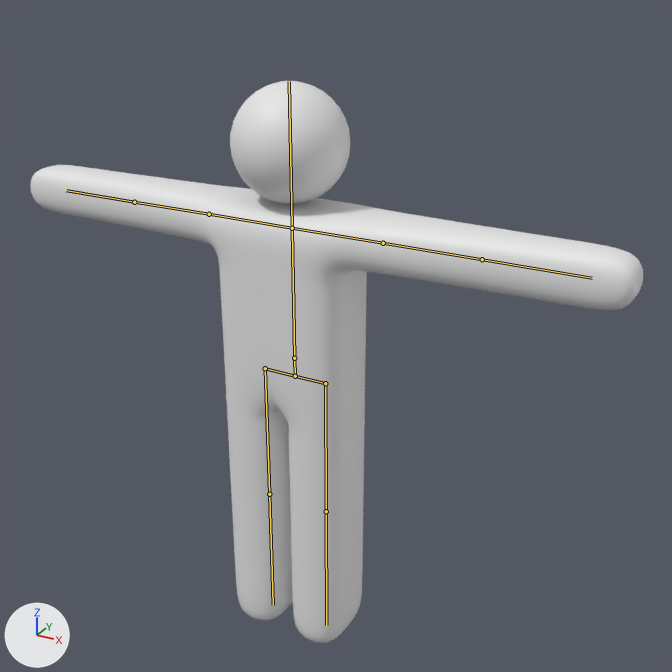
Two versions of the glTF model Human.glb, one commit apart.
Both versions are drawn from a camera (50 mm lens) standing at (1.38, -2.24, 2.23) and looking at (0.08, 0.13, 1.05). Lighting does not change. The marker at lower left points along +X, +Y and +Z. The picture after the commit comes second. The bones that bend it are drawn over the model as lines.

In view in the first picture: '身体'.
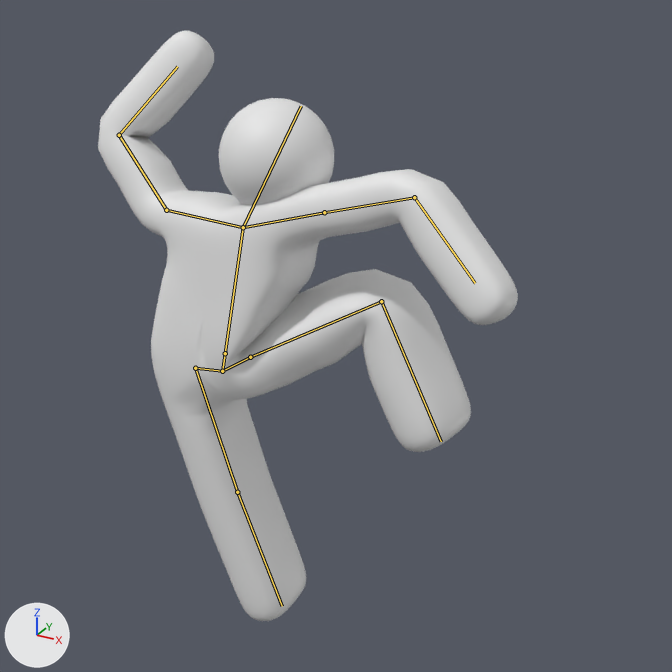
The newer file adds an action. The first version stands in its rest pose; the second is drawn at frame 0 of the action '右腿闪避'.

What the commit changed:
Bone '髋' (bone_髋) moves from (0.0, 0.0, 0.0) to (-0.25, -0.026, 0.039).
Bone '髋' (bone_髋) turns from (0, 0, 0) to (-7, 0, -7) degrees about its own x, y and z.
Bone '胸' (bone_胸) turns from (0, 0, 0) to (-1, -1, 0) degrees about its own x, y and z.
Bone '头' (bone_头) turns from (0, 0, 0) to (0, -9, -19) degrees about its own x, y and z.
Bone '左肩' (bone_左肩) turns from (0, 0, 0) to (-4, 0, 0) degrees about its own x, y and z.
Bone '左臂' (bone_左臂) turns from (0, 0, 0) to (45, 3, 5) degrees about its own x, y and z.
Bone '左手' (bone_左手) turns from (0, 0, 0) to (79, 13, 2) degrees about its own x, y and z.
Bone '右肩' (bone_右肩) turns from (0, 0, 0) to (1, 0, 24) degrees about its own x, y and z.
Bone '右臂' (bone_右臂) turns from (0, 0, 0) to (1, 0, -1) degrees about its own x, y and z.
Bone '右手' (bone_右手) turns from (0, 0, 0) to (7, 1, -58) degrees about its own x, y and z.
Bone '右髋' (bone_右髋) moves from (0.0, 0.0, 0.0) to (0.039, -0.25, -0.026).
Bone '右髋' (bone_右髋) turns from (0, 0, 0) to (31, 4, 24) degrees about its own x, y and z.
Bone '右腿' (bone_右腿) turns from (0, 0, 0) to (87, 3, 9) degrees about its own x, y and z.
Bone '右脚' (bone_右脚) turns from (0, 0, 0) to (-77, -25, -31) degrees about its own x, y and z.
Bone '左髋' (bone_左髋) moves from (0.0, 0.0, 0.0) to (-0.039, 0.25, -0.026).
Bone '左髋' (bone_左髋) turns from (0, 0, 0) to (-7, -1, 0) degrees about its own x, y and z.
Bone '左腿' (bone_左腿) turns from (0, 0, 0) to (-9, 0, -1) degrees about its own x, y and z.
Bone '左脚' (bone_左脚) turns from (0, 0, 0) to (-3, 0, 0) degrees about its own x, y and z.

Changed parts and their boxes (x1, y1, x2, y2) in the pictures (672 x 672 px):
'身体', posed (31% narrower)
    before: (30, 81, 643, 643)
    after: (98, 31, 518, 621)
bone '髋', root to tip
    before: (295, 376) to (294, 358)
    after: (222, 371) to (225, 353)
bone '胸', root to tip
    before: (294, 358) to (292, 228)
    after: (225, 353) to (243, 227)
bone '头', root to tip
    before: (292, 228) to (289, 81)
    after: (243, 227) to (301, 106)
bone '左肩', root to tip
    before: (292, 228) to (209, 214)
    after: (243, 227) to (166, 210)
bone '左臂', root to tip
    before: (209, 214) to (134, 202)
    after: (166, 210) to (119, 135)
bone '左手', root to tip
    before: (134, 202) to (66, 190)
    after: (119, 135) to (177, 66)
bone '右肩', root to tip
    before: (292, 228) to (383, 243)
    after: (243, 227) to (324, 212)
bone '右臂', root to tip
    before: (383, 243) to (482, 259)
    after: (324, 212) to (414, 197)
bone '右手', root to tip
    before: (482, 259) to (592, 278)
    after: (414, 197) to (475, 283)
bone '右髋', root to tip
    before: (295, 376) to (325, 383)
    after: (222, 371) to (250, 357)
bone '右腿', root to tip
    before: (325, 383) to (326, 511)
    after: (250, 357) to (381, 301)
bone '右脚', root to tip
    before: (326, 511) to (326, 625)
    after: (381, 301) to (441, 441)
bone '左髋', root to tip
    before: (295, 376) to (265, 368)
    after: (222, 371) to (195, 368)
bone '左腿', root to tip
    before: (265, 368) to (269, 494)
    after: (195, 368) to (237, 492)
bone '左脚', root to tip
    before: (269, 494) to (273, 605)
    after: (237, 492) to (282, 606)
